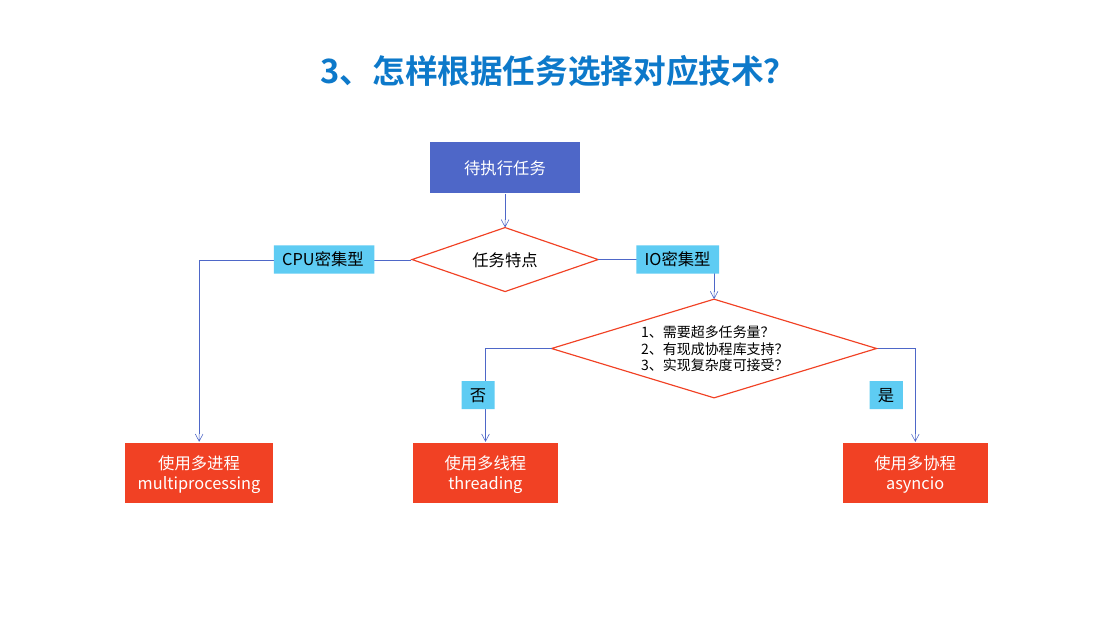
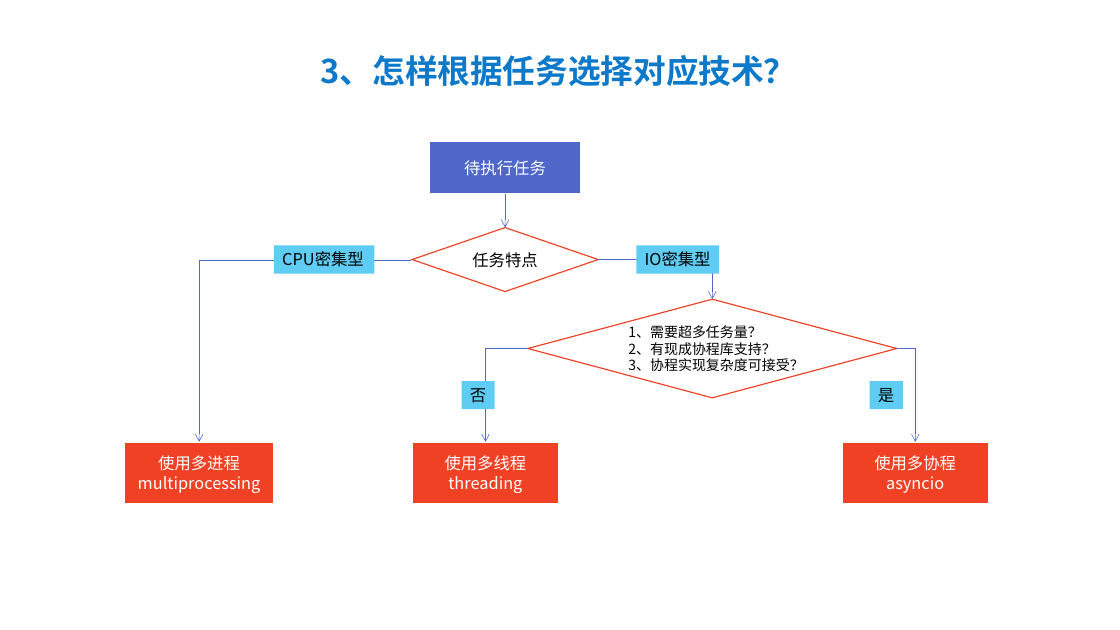
Before and after one commit to peiss/ant-learn-python-concurrent, a slide deck: slide 11 of Python并发编程简介.pptx. Drawn at 1120x630 pixels with LibreOffice and Linux fonts; fonts in the diff are those of the drawing. Boxes give left, top, right and bottom in pixels: in the first picture for what was removed or moved away, otherwise in the second. Text is boxed around its words. In the diff, an @@ line names an element or a change of style, - is before the commit and + after.

```diff
--- a/Python并发编程简介.pptx
+++ b/Python并发编程简介.pptx
@@ elbow arrow (598, 260) - (712, 299): route changed @@
@@ diamond "1、需要超多任务量？": place and size @@
-diamond "1、需要超多任务量？" at bbox=[552, 299, 877, 397]
+diamond "1、需要超多任务量？" at bbox=[528, 299, 897, 397]
@@ elbow arrow moved from (552, 349) - (486, 442) to (528, 349) - (486, 442) @@
@@ text in diamond at bbox=[628, 358, 804, 375]: text changed @@
-3、实现复杂度可接受？
+3、协程实现复杂度可接受？
@@ elbow arrow moved from (877, 349) - (916, 442) to (897, 349) - (916, 442) @@
```
Also in this commit, not shown: 1 other slide changed, 6 slides added.
